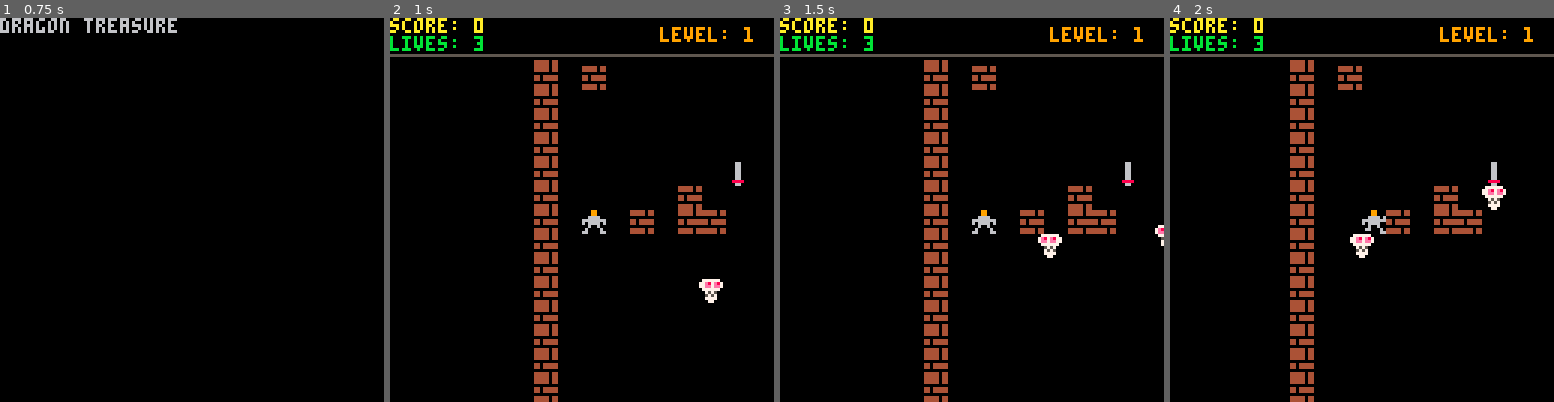
Above: before the commit, frames 1-4 (left to right).
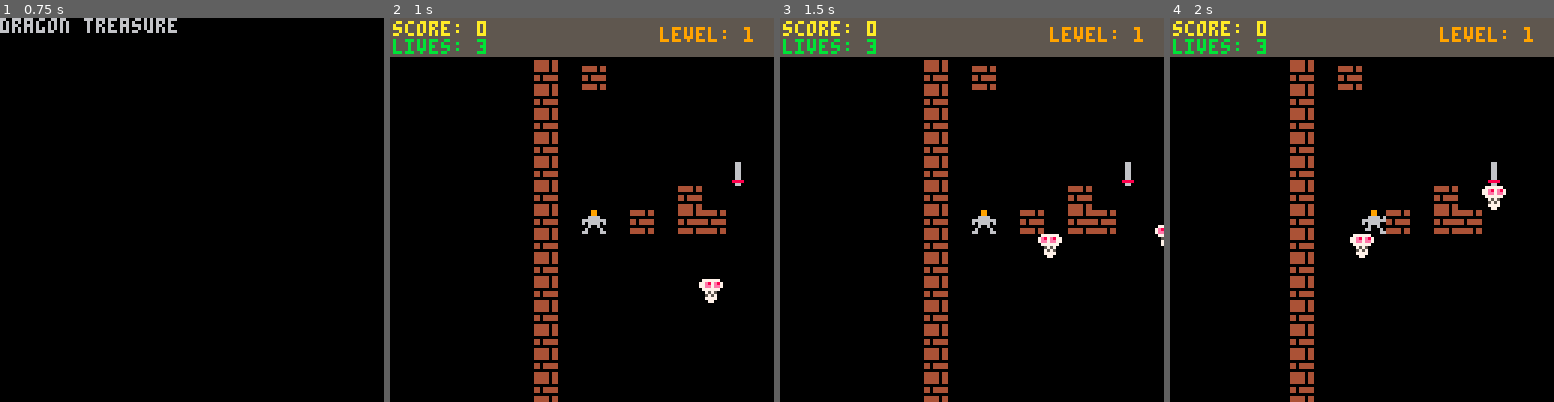
Above: after the commit, the same moments.

Repository: HNE74/pico8
Game: PICO-8 cartridge dtreasure/dtreasure.p8
Same seed, same stepped clock (60 frames per second), same inputs: the game is played once before the commit and once after it.
Inputs:
- Up to frame 1 (0.75 s): tap X (X key) at 0.33 s; tap O (Z key) at 0.7 s
- Up to frame 2 (1 s): no input
- Up to frame 3 (1.5 s): tap X (X key) at 1.07 s
- Up to frame 4 (2 s): hold Right from 1.6 s (still down); tap O (Z key) at 1.7 s; tap X (X key) at 1.85 s

Frame 1 is identical in both runs. In frame 2, 8.9% of the frame differs, in the area x 0-100%, y 0-10%; in frame 3, 8.9%; in frame 4, 8.9%.

Commit message:
improved header

Diff:
--- a/dtreasure/dtreasure.p8
+++ b/dtreasure/dtreasure.p8
@@ -484,12 +484,14 @@
   cls(game.bgcolor)
   camera(0,0)
   clip()
+  color(5)
+  rectfill(0,0,128,12)
   color(10)
-  print("score: "..player.score,0,0)
+  print("score: "..player.score,1,1)
   color(9)
   print("level: "..game.level,90,3)
   color(11)
-  print("lives: "..player.lives,0,6)
+  print("lives: "..player.lives,1,7)
   color(5)
   if player.hassword then
     spr(27,52,2)
@@ -497,7 +499,7 @@
   if player.hasshield then
     spr(28,62,2)
   end
-  line(0,12,128,12)
+--  line(0,12,128,12)
 end
 
 function draw_player()
